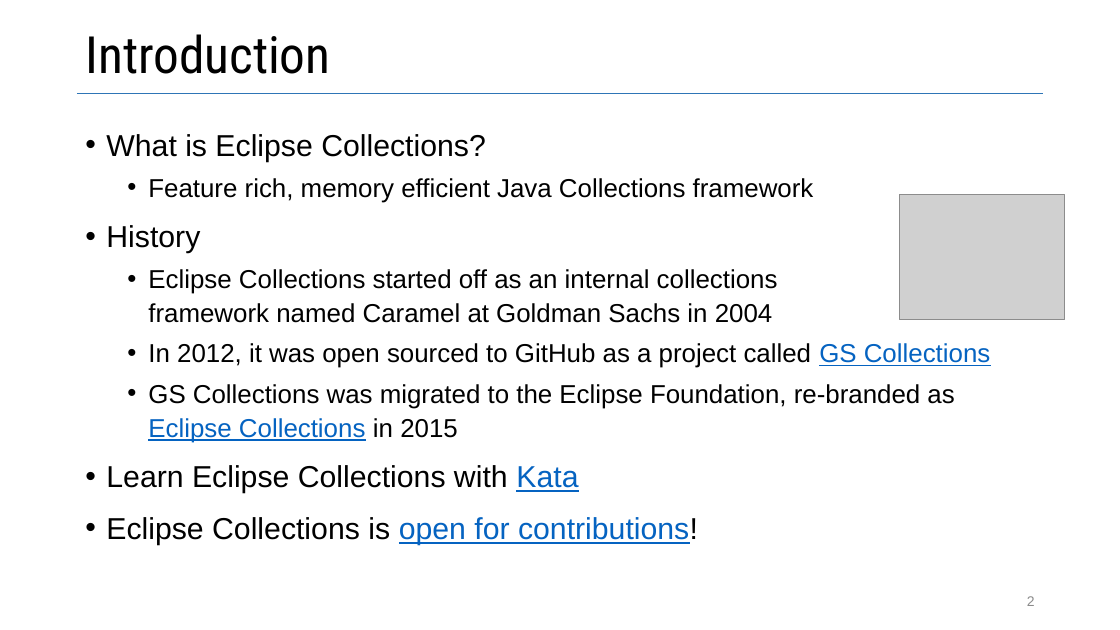
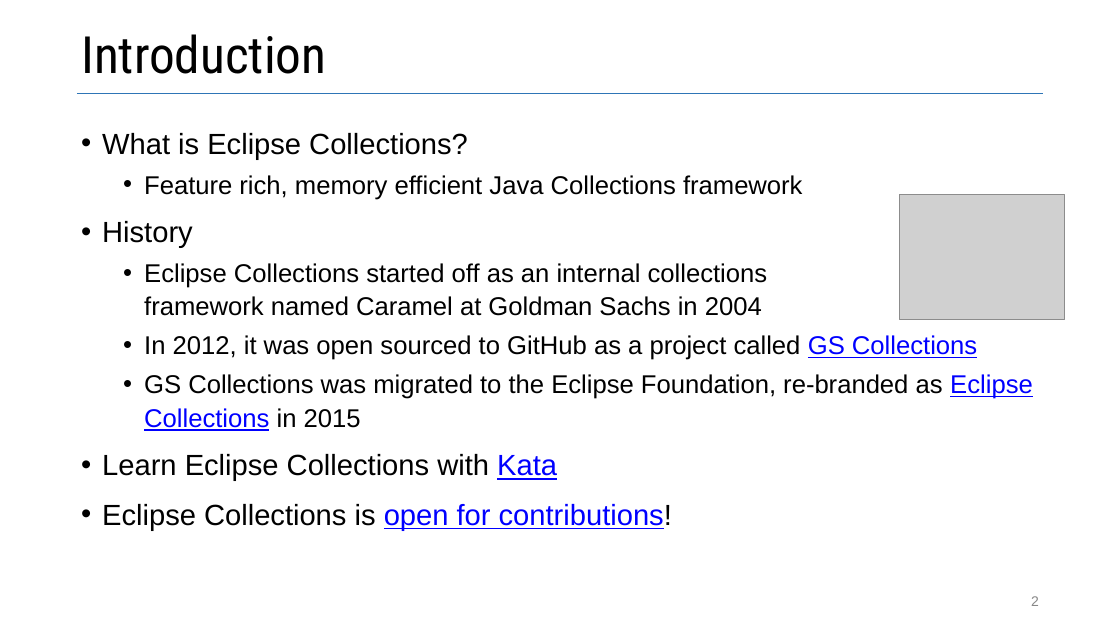
Before and after one commit to vmzakharov/refactor-to-ec, a slide deck: slide 2 of docs/RefactorToEcIntro.pptx. Drawn at 1120x630 pixels with LibreOffice and Linux fonts; fonts in the diff are those of the drawing; grey boxes stand for pictures. Boxes give left, top, right and bottom in pixels: in the first picture for what was removed or moved away, otherwise in the second. Text is boxed around its words. In the diff, an @@ line names an element or a change of style, - is before the commit and + after.

```diff
--- a/docs/RefactorToEcIntro.pptx
+++ b/docs/RefactorToEcIntro.pptx
@@ title "Introduction" moved from (x1=85, y1=34, x2=330, y2=74) to (x1=81, y1=34, x2=326, y2=74) @@
@@ text "What is Eclipse Collections?" at (x1=102, y1=133, x2=1033, y2=531): size 25.9 to 25 pt in "What is Eclipse Collections?", "History", "Learn Eclipse Collections with Kata", "Eclipse Collections is open for contributions!"; size 22.2 to 22 pt in "Feature rich, memory efficient Java Collections framework", "Eclipse Collections started off as an internal ...", "In 2012, it was open sourced to ...", "GS Collections was migrated to the Eclipse ..."; text colour #0563C1 to #0000FF in "GS Collections", "Eclipse Collections", "Kata", "open for contributions!"; line spacing 1.1 to 1.08 @@
@@ page number at (x1=1031, y1=596, x2=1039, y2=606): text colour #8C8C8C to #888888 @@
```
Also in this commit, not shown: 8 other slides changed.
